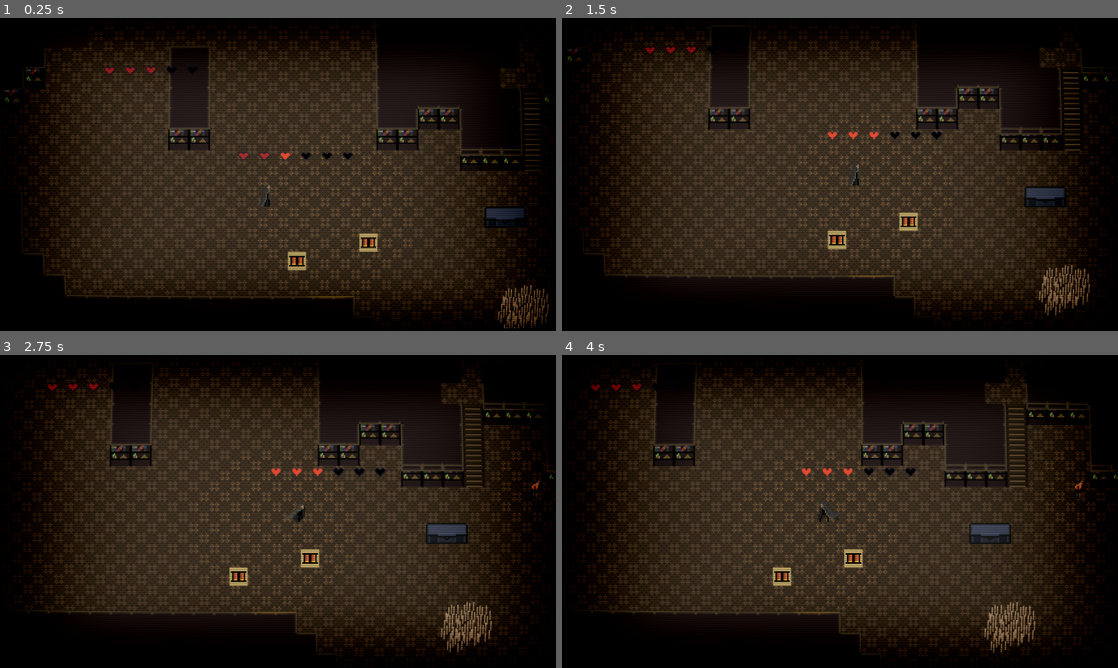
Above: before the commit, frames 1-4 (two rows, left to right).
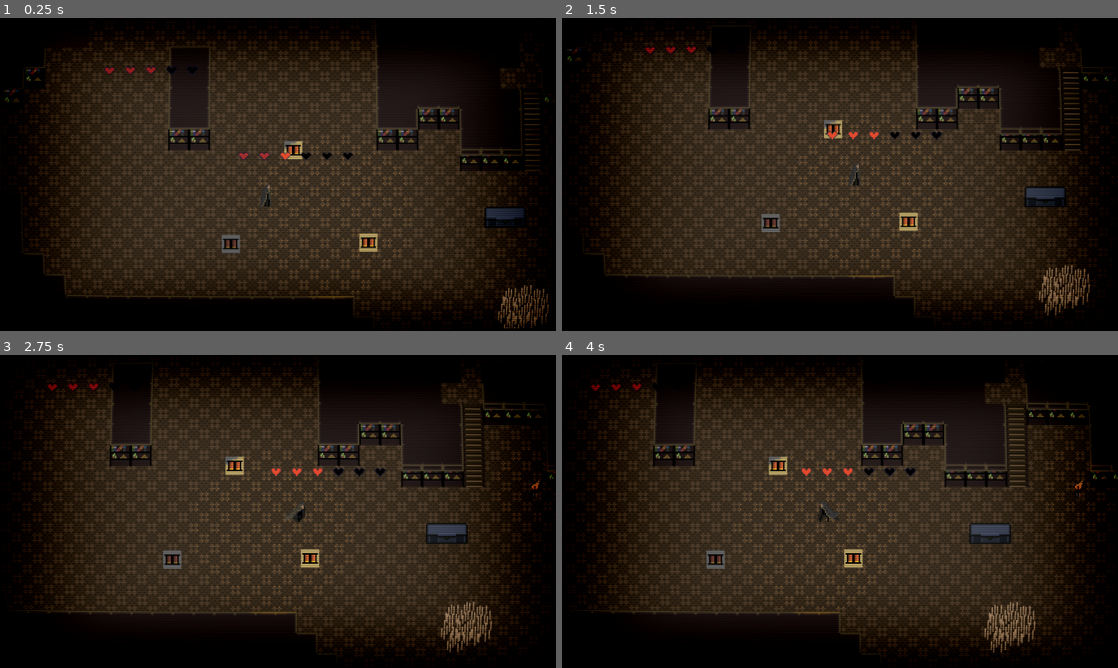
Above: after the commit, the same moments.

Repository: OliverN-beep/og-resident-evil-game-main
Game: Godot game, scene res://content/scenes/root.tscn
The game is run twice, just before and just after one commit, with the same random seed, the same clock (stepped at 60 frames per second) and the same inputs.
Inputs (mouse positions are in pixels of both pictures, inside the frame that each line leads up to):
- Up to frame 1 (0.25 s): no input
- Up to frame 2 (1.5 s): move the mouse to (962, 158) at 0.52 s; hold D (right) 0.53-1.25 s; hold E (interact) 0.53-1.25 s; click (962, 158) at 0.67 s; drag from (728, 190) to (673, 71) at 1.27 s
- Up to frame 3 (2.75 s): move the mouse to (333, 442) at 2.02 s; hold D (right) from 2.03 s (still down); right-click (333, 442) at 2.1 s
- Up to frame 4 (4 s): release D (right) at 2.75 s; drag from (812, 574) to (623, 405) at 2.77 s; move the mouse to (1006, 558) at 3.52 s; press the mouse at (1006, 558) at 3.53 s; hold A (left) from 3.53 s (still down)

The runs differ from the first frame. In frame 1, 0.5% of the frame differs, in the area x 39-56%, y 39-81%; in frame 2, 0.5%; in frame 3, 0.6%, in the area x 29-45%, y 32-74%; in frame 4, 0.5%.

Commit message:
minor changes

Diff:
--- a/content/UI/Inventory/resources/item_data/shells.tres
+++ b/content/UI/Inventory/resources/item_data/shells.tres
@@ -10,4 +10,3 @@
 texture = ExtResource("2_denlb")
 dimensions = Vector2i(1, 1)
 ammo_resource = ExtResource("1_a3c5g")
-ammo_amount = 4
--- a/content/UI/Inventory/resources/item_data/shotgun.tres
+++ b/content/UI/Inventory/resources/item_data/shotgun.tres
@@ -12,4 +12,3 @@
 dimensions = Vector2i(4, 2)
 gun_resource = ExtResource("2_ayref")
 ammo_resource = ExtResource("1_6ls0a")
-ammo_amount = 4
--- a/content/UI/Inventory/scenes and scripts/inventory.gd
+++ b/content/UI/Inventory/scenes and scripts/inventory.gd
@@ -21,7 +21,10 @@
 func add_item(data: ItemData):
 	var item = inventory_item_scene.instantiate()
 	item.data = data
-	add_child(item)
+
+	# Parent to grid first
+	item_grid.add_child(item)
+
 	item_grid._attempt_to_add_item_data(item)
 
 func cleanup():
--- a/content/UI/Inventory/scenes and scripts/inventory_item.gd
+++ b/content/UI/Inventory/scenes and scripts/inventory_item.gd
@@ -37,6 +37,7 @@
 
 func set_init_position(pos: Vector2) -> void:
 	position = pos + size / 2  # local position relative to parent (GridContainer)
+
 
 func get_picked_up() -> void:
 	add_to_group("held_item")
--- a/content/UI/Inventory/scenes and scripts/item_grid.gd
+++ b/content/UI/Inventory/scenes and scripts/item_grid.gd
@@ -24,6 +24,10 @@
 		for x in grid_dimensions.x:
 			var inventory_slot = inventory_slot_scene.instantiate()
 			add_child(inventory_slot)
+
+func _init_slot_data() -> void:
+	slot_data.resize(grid_dimensions.x * grid_dimensions.y)
+	slot_data.fill(null)
 
 func _gui_input(event: InputEvent) -> void:
 	if event is InputEventMouseButton:
@@ -117,10 +121,6 @@
 			if !items.has(item):
 				items[item] = true
 	return items.keys() if items.size() else []
-
-func _init_slot_data() -> void:
-	slot_data.resize(grid_dimensions.x * grid_dimensions.y)
-	slot_data.fill(null)
 
 func _attempt_to_add_item_data(item: Node) -> bool:
 	var slot_index: int = 0
--- a/content/entities/player/player.gd
+++ b/content/entities/player/player.gd
@@ -118,7 +118,6 @@
 
 	equipped_gun_item = item
 
-
 func toggle_player_inventory():
 	if inventory_ui_instance:
 		# --- CLOSE INVENTORY ---
--- a/content/gun stuff/ammo_pickup.gd
+++ b/content/gun stuff/ammo_pickup.gd
@@ -12,7 +12,7 @@
 	if leftover == 0:
 		queue_free()
 
-	# 🔴 rebuild only the UI associated with this inventory
+	# Rebuild only the UI associated with this inventory
 	for ui in get_tree().get_nodes_in_group("inventory_ui"):
 		if ui.inventory_data == body.inventory_data:
 			ui.rebuild()
--- a/content/scenes/playablemap_1.tscn
+++ b/content/scenes/playablemap_1.tscn
@@ -224,9 +224,6 @@
 tile_map_data = PackedByteArray("AADq//b/AAAGAAcAAADr//b/AAAGAAcAAADs//b/AAAGAAcAAADt//b/AAAGAAcAAADt//X/AAAGAAcAAADs// …(3696 unchanged characters)…
 tile_set = SubResource("TileSet_048dn")
 
-[node name="ammo_pickup" parent="tilemaps" instance=ExtResource("8_vb41g")]
-position = Vector2(58, 71)
-
 [node name="LightOccluder2D" type="LightOccluder2D" parent="."]
 position = Vector2(64, -33)
 occluder = SubResource("OccluderPolygon2D_iejnx")
@@ -272,3 +269,11 @@
 
 [node name="Torch" parent="." instance=ExtResource("11_0m7jx")]
 position = Vector2(231, 18)
+
+[node name="ammo_pickup" parent="." instance=ExtResource("8_vb41g")]
+position = Vector2(58, 71)
+
+[node name="ammo_pickup2" parent="." instance=ExtResource("8_vb41g")]
+
+[node name="ammo_pickup3" parent="." instance=ExtResource("8_vb41g")]
+position = Vector2(-48, 72)
--- a/content/scenes/root.tscn
+++ b/content/scenes/root.tscn
@@ -6,7 +6,6 @@
 [ext_resource type="Script" uid="uid://bwxx5o7t2km2l" path="res://content/scripts/player_camera.gd" id="2_ym51k"]
 [ext_resource type="PackedScene" uid="uid://cclxpyg7phsn4" path="res://content/UI/Pause Menu/pause_menu.tscn" id="3_dj6qu"]
 [ext_resource type="PackedScene" uid="uid://v82etf4nwkf4" path="res://content/scenes/playablemap_1.tscn" id="6_h05mm"]
-[ext_resource type="PackedScene" uid="uid://cw0efamf63rfg" path="res://content/gun stuff/ammo_pickup.tscn" id="8_13l5x"]
 [ext_resource type="Shader" uid="uid://qbdj5m885et7" path="res://content/shaders/screen_effect.gdshader" id="8_gmax0"]
 
 [sub_resource type="ShaderMaterial" id="ShaderMaterial_13l5x"]
@@ -42,6 +41,3 @@
 [node name="darkness tint" type="CanvasModulate" parent="."]
 visible = false
 color = Color(0.34781694, 0.34781697, 0.3478169, 1)
-
-[node name="ammo_pickup" parent="." instance=ExtResource("8_13l5x")]
-position = Vector2(3, 85)
Not shown: 1 places in content/scenes/root.tscn that only renumber resources
